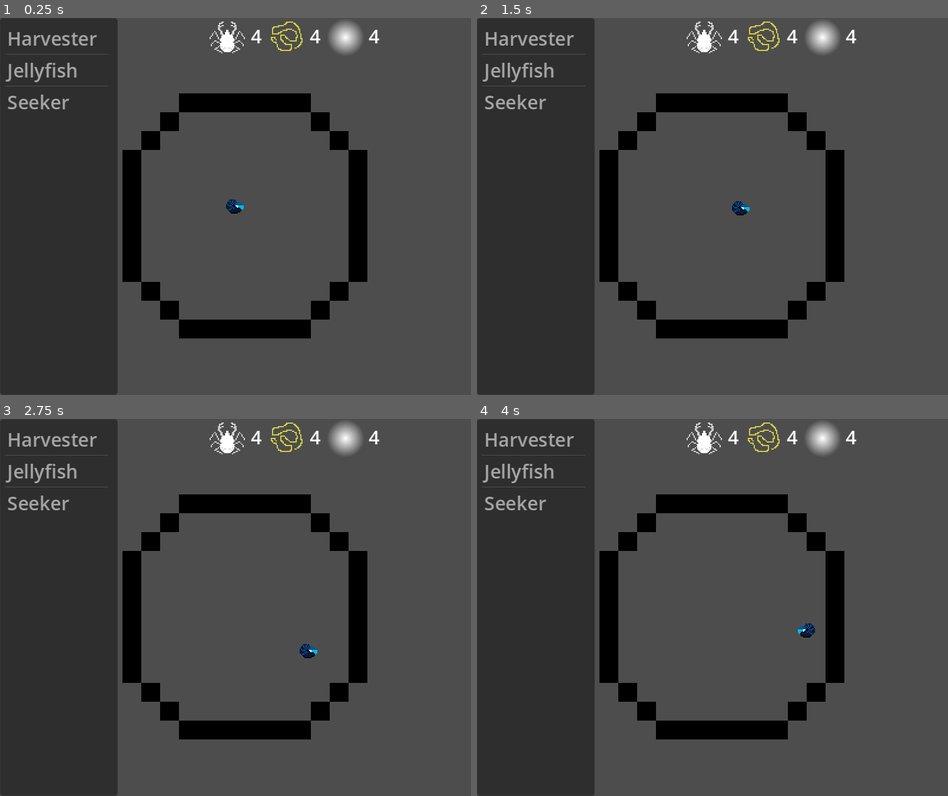
Above: before the commit, frames 1-4 (two rows, left to right).
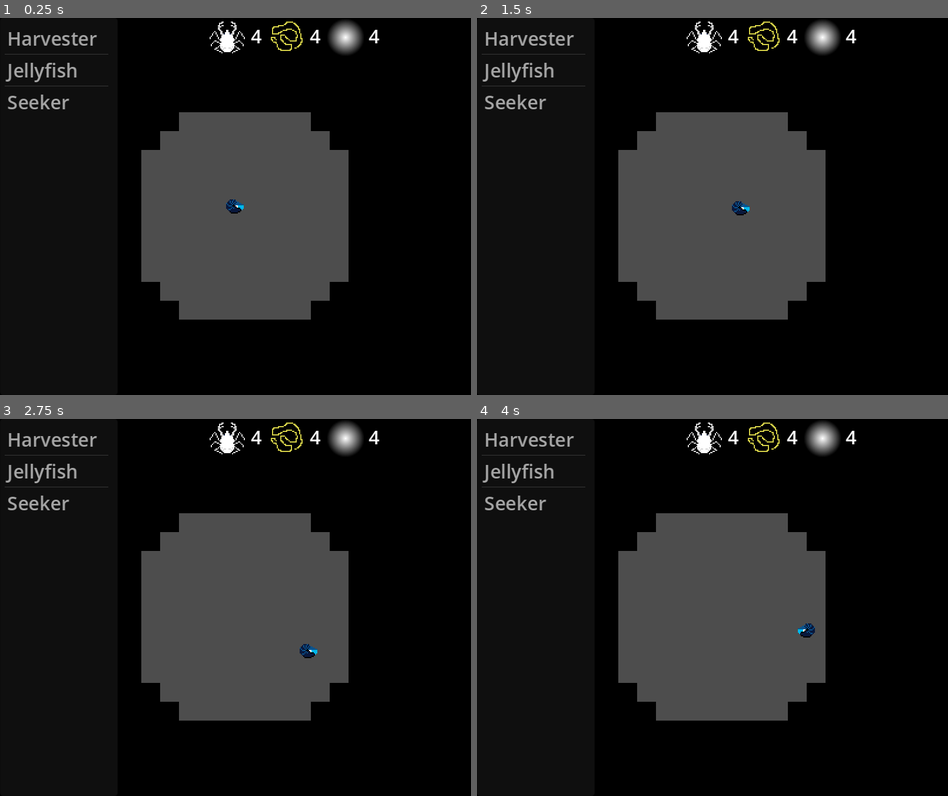
Above: after the commit, the same moments.

Repository: the-alex-g/LD54
Game: Godot game, scene res://world/world.tscn
The game is run twice, just before and just after one commit, with the same random seed, the same clock (stepped at 60 frames per second) and the same inputs.
Inputs (mouse positions are in pixels of both pictures, inside the frame that each line leads up to):
- Up to frame 1 (0.25 s): no input
- Up to frame 2 (1.5 s): tap Enter at 0.5 s; move the mouse to (816, 187) at 0.52 s; hold D (right) 0.53-1.28 s; tap Space (attack) at 0.6 s; click (816, 187) at 0.67 s; move the mouse to (618, 225) at 1.27 s; hold S (down) from 1.28 s (still down); tap Shift (use_gate) at 1.35 s
- Up to frame 3 (2.75 s): move the mouse to (282, 524) at 2.02 s; release S (down) at 2.03 s; hold D (right) from 2.03 s (still down); tap Space (attack) at 2.1 s
- Up to frame 4 (4 s): move the mouse to (688, 682) at 2.77 s; release D (right) at 2.78 s; hold W (up) 2.78-3.53 s; tap Shift (use_gate) at 2.85 s; click (688, 682) at 2.92 s; move the mouse to (853, 664) at 3.52 s; hold A (left) from 3.53 s (still down); tap Space (attack) at 3.6 s

The runs differ from the first frame. In frame 1, 70% of the frame differs, in the area x 0-100%, y 0-100%; in frame 2, 70%; in frame 3, 70%; in frame 4, 70%.

Commit message:
Fill in blank space with tiles

Diff:
--- a/project/world/world.gd
+++ b/project/world/world.gd
@@ -41,9 +41,9 @@
 	_enemies.append([])
 	if go_to:
 		_change_sphere(_spheres - 1)
-	for x in range(-radius, radius + 1):
-		for y in range(-radius, radius + 1):
-			if pow(x, 2) + pow(y, 2) < pow(radius + 1, 2) and pow(x, 2) + pow(y, 2) >= pow(radius, 2):
+	for x in range(-radius - 10, radius + 1 + 10):
+		for y in range(-radius - 10, radius + 1 + 10):
+			if pow(x, 2) + pow(y, 2) >= pow(radius, 2):
 				_tilemap.set_cell(0, Vector2i(x, y) + at, 0, Vector2i.ZERO)
 
 	var enemy_spawner : EnemySpawner = load("res://enemies/enemy_spawner.tscn").instantiate()
